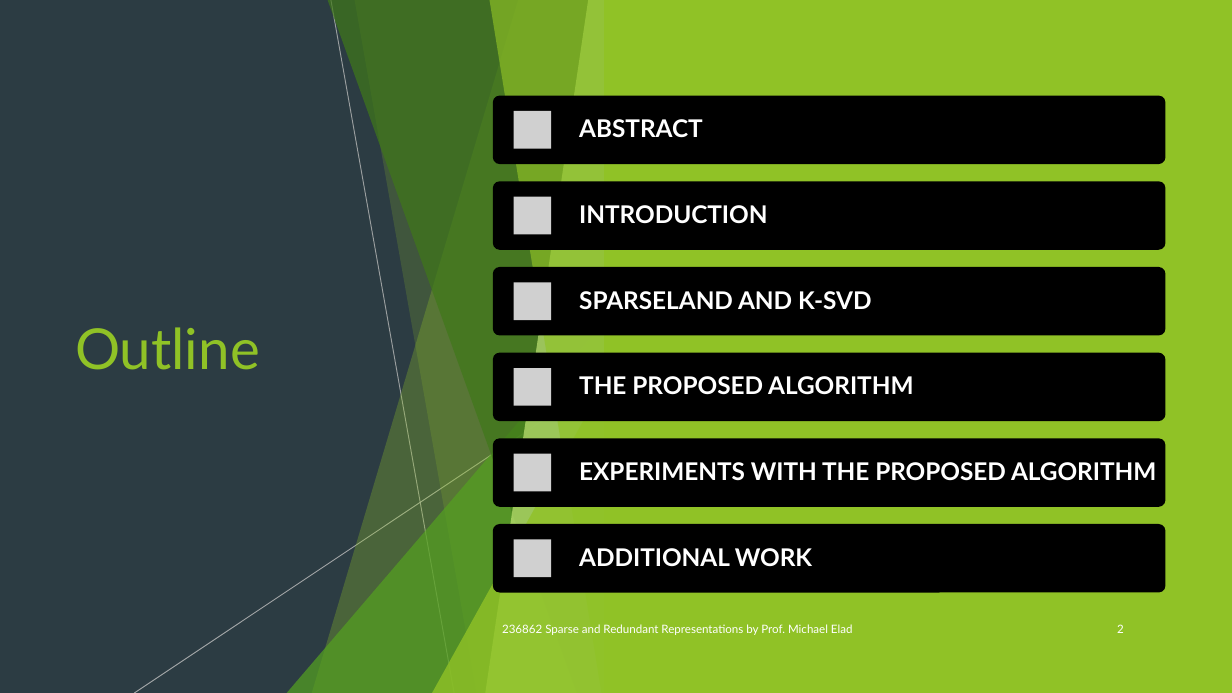
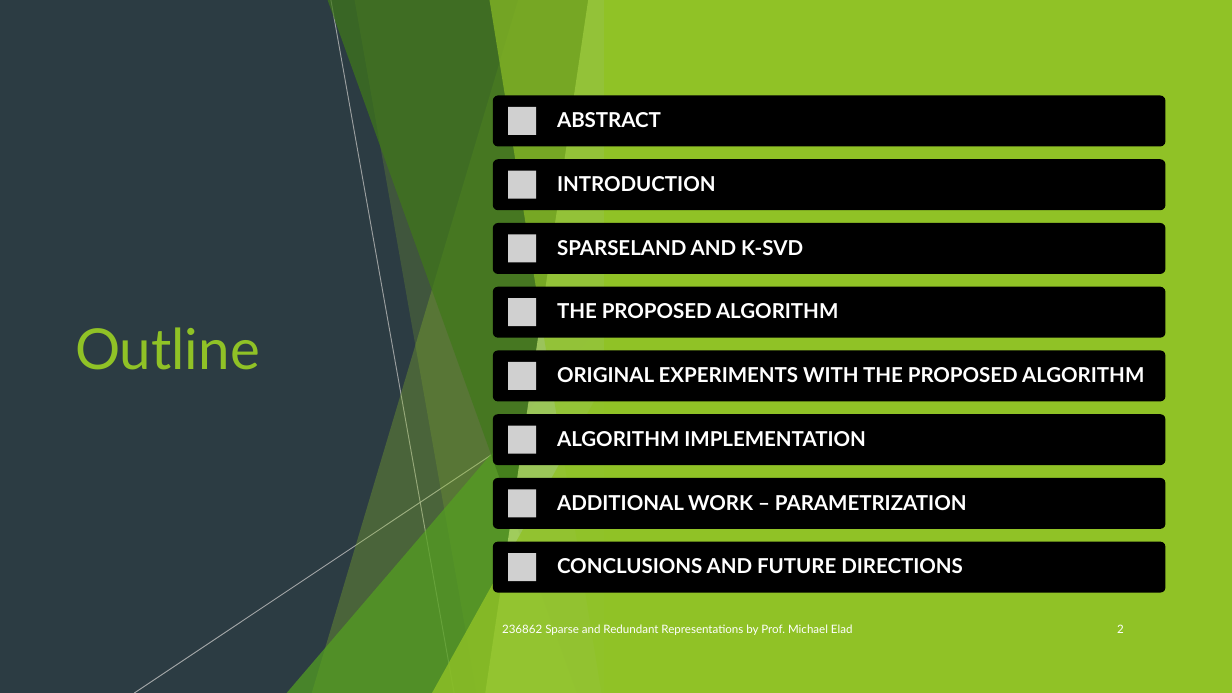
Before and after one commit to neryah/PATCH-DISAGREEMENT-AS-A-WAY-TO-IMPROVE-K-SVD-DENOISING-implementation-and-improvement, a slide deck: slide 2 of project presentation.pptx. Drawn at 1232x693 pixels with LibreOffice and Linux fonts; fonts in the diff are those of the drawing; grey boxes stand for pictures. Boxes give left, top, right and bottom in pixels: in the first picture for what was removed or moved away, otherwise in the second. Text is boxed around its words. In the diff, an @@ line names an element or a change of style, - is before the commit and + after.

```diff
--- a/project presentation.pptx
+++ b/project presentation.pptx
@@ rounded rectangle: place and size @@
-rounded rectangle at [493, 95, 1165, 164]
+rounded rectangle at [493, 95, 1165, 146]
@@ text "ABSTRACT": place and size @@
-text "ABSTRACT" at [579, 119, 703, 138]
+text "ABSTRACT" at [557, 112, 661, 127]
@@ rounded rectangle: place and size @@
-rounded rectangle at [493, 181, 1165, 250]
+rounded rectangle at [493, 159, 1165, 210]
@@ picture: place and size @@
-picture at [514, 197, 552, 235]
+picture at [508, 171, 536, 199]
@@ text "INTRODUCTION": place and size @@
-text "INTRODUCTION" at [579, 205, 767, 224]
+text "INTRODUCTION" at [557, 176, 716, 191]
@@ picture: place and size @@
-picture at [514, 283, 552, 321]
+picture at [508, 235, 536, 262]
@@ text "SPARSELAND AND K-SVD": place and size @@
-text "SPARSELAND AND K-SVD" at [579, 291, 872, 310]
+text "SPARSELAND AND K-SVD" at [557, 240, 803, 255]
@@ rounded rectangle: place and size @@
-rounded rectangle at [493, 267, 1165, 335]
+rounded rectangle at [493, 287, 1165, 337]
@@ size 19 to 16 pt; less space between paragraphs in 4 elements at [557, 112, 661, 127], [557, 176, 716, 191], [557, 240, 803, 255], [557, 303, 838, 318] @@
@@ text "THE PROPOSED ALGORITHM": place and size @@
-text "THE PROPOSED ALGORITHM" at [579, 376, 913, 395]
+text "THE PROPOSED ALGORITHM" at [557, 303, 838, 318]
@@ rounded rectangle: place and size @@
-rounded rectangle at [493, 353, 1165, 421]
+rounded rectangle at [493, 350, 1165, 401]
@@ text at [557, 367, 1144, 382]: text changed; size 19 to 16 pt @@
-EXPERIMENTS WITH THE PROPOSED ALGORITHM
+ORIGINAL EXPERIMENTS WITH THE PROPOSED ALGORITHM
@@ rounded rectangle: place and size @@
-rounded rectangle at [493, 438, 1165, 506]
+rounded rectangle at [493, 478, 1165, 529]
@@ text at [557, 495, 967, 510]: text changed; size 19 to 16 pt @@
-ADDITIONAL WORK
+ADDITIONAL WORK – PARAMETRIZATION
@@ rounded rectangle: place and size @@
-rounded rectangle at [493, 524, 1165, 592]
+rounded rectangle at [493, 542, 1165, 592]
@@ group removed at [514, 111, 552, 578]: 4 pictures @@
@@ group added at [493, 107, 1165, 581]: 6 pictures, 2 rounded rectangles, 2 texts @@
+ALGORITHM IMPLEMENTATION
+CONCLUSIONS AND FUTURE DIRECTIONS
```
Also in this commit, not shown: 4 other slides changed, 6 slides added, 2 other files.
